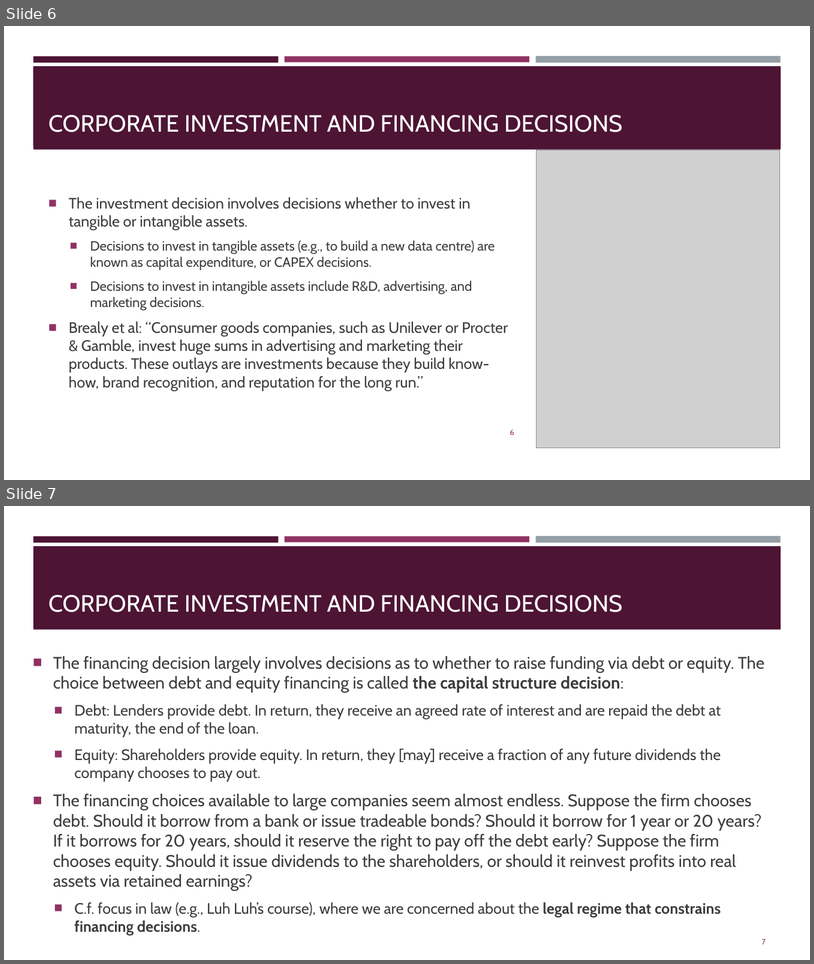
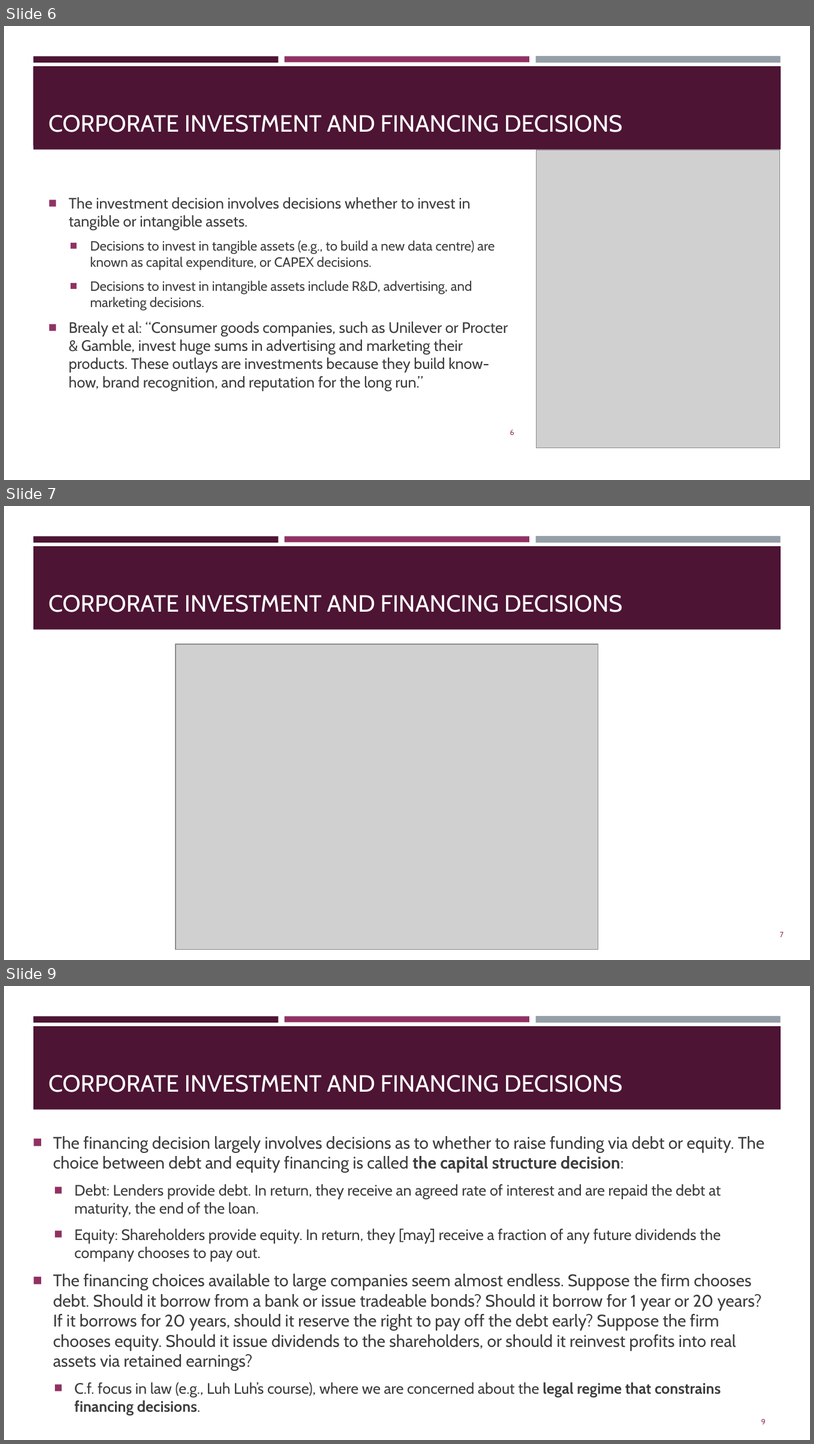
Before and after one commit to kennethkhoocy/teaching, a slide deck: CorpFin/2. Corporate Finance and Present Values.pptx. Shown one above the other, each under a label of ours: slides 6 and 7 before the commit, slides 6, 7 and 9 after it; the slides between them are not shown. The pictures are 814x964 and 814x1444 pixels, drawn with LibreOffice and Linux fonts; fonts in the diff are those of the drawing; grey boxes stand for pictures. Boxes give left, top, right and bottom in pixels: in the first picture for what was removed or moved away, otherwise in the second. Text is boxed around its words. In the diff, an @@ line names an element or a change of style, - is before the commit and + after.

```diff
--- a/CorpFin/2. Corporate Finance and Present Values.pptx
+++ b/CorpFin/2. Corporate Finance and Present Values.pptx
@@ slide 7 added at (x1=4, y1=506, x2=810, y2=960), background #FFFFFF; not listed: 4 template elements that a slide beside it also shows @@
@@ title added at (x1=48, y1=595, x2=623, y2=612), 28 pt, text #FFFFFF @@
+CORPORATE INVESTMENT AND FINANCING DECISIONS
@@ picture added at (x1=176, y1=644, x2=599, y2=949) @@
@@ page number added at (x1=780, y1=931, x2=784, y2=937), 9 pt, text #903163 @@
+7
@@ what was slide 7 is now slide 9 @@
@@ page number at (x1=762, y1=1419, x2=766, y2=1424): text changed @@
-7
+9
```
Also in this commit, not shown: 1 slide changed, 2 other slides added.
